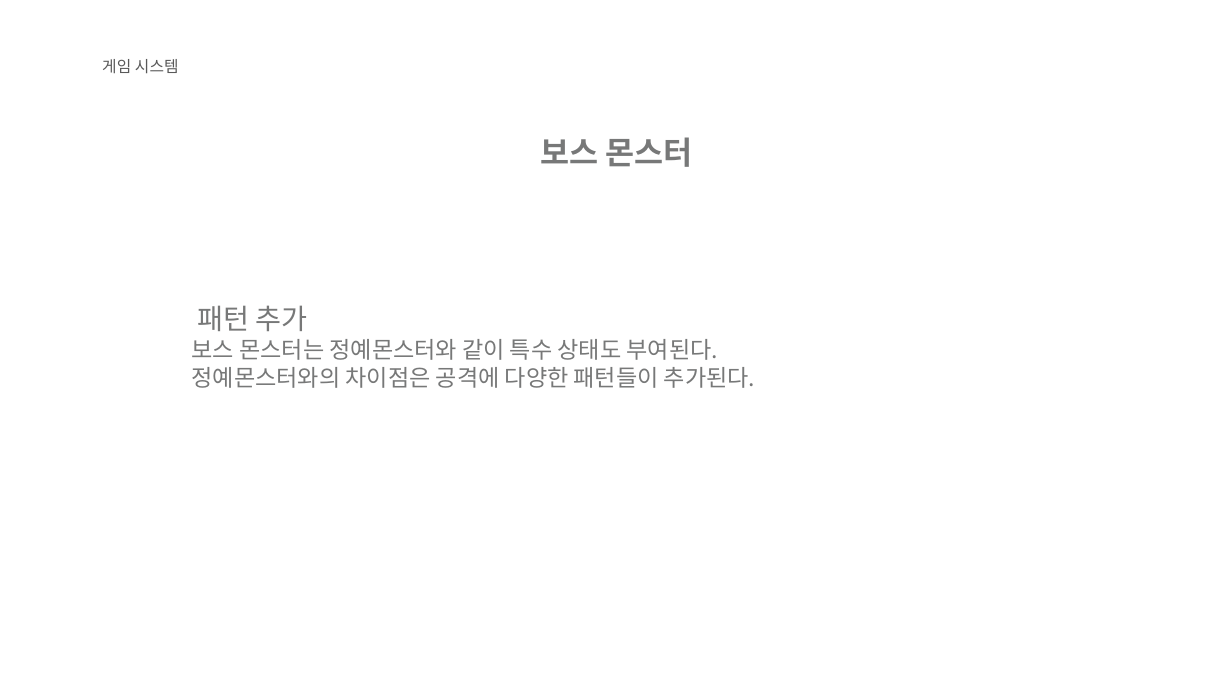
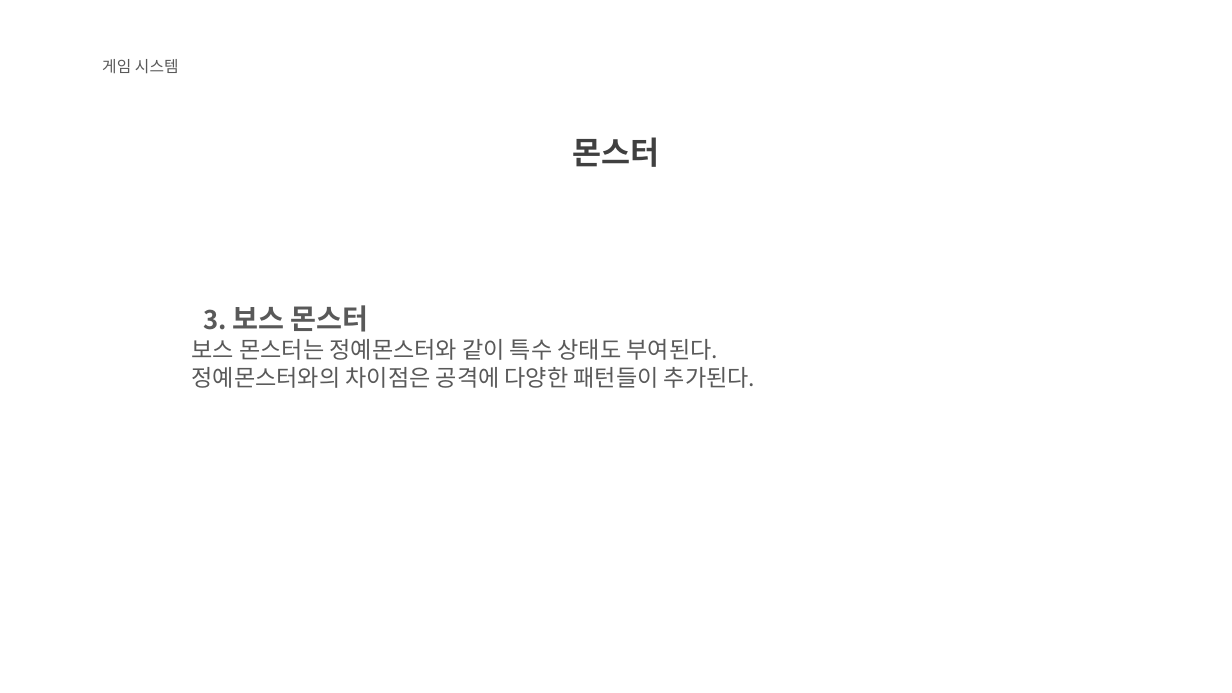
Before and after one commit to KJGoody/Daemonis, a slide deck: slide 15 of Deamonis(데모니스) 기획서/Daemonis PPT.pptx (slide 13 before the commit). Drawn at 1232x693 pixels with LibreOffice and Linux fonts; fonts in the diff are those of the drawing; background and template pictures are left out. Boxes give left, top, right and bottom in pixels: in the first picture for what was removed or moved away, otherwise in the second. Text is boxed around its words. In the diff, an @@ line names an element or a change of style, - is before the commit and + after.

```diff
--- a/Deamonis(데모니스) 기획서/Daemonis PPT.pptx
+++ b/Deamonis(데모니스) 기획서/Daemonis PPT.pptx
@@ text at [573, 137, 660, 167]: text changed; text colour #777878 to #404040 @@
-보스 몬스터
+몬스터
@@ text at [203, 305, 369, 332]: text changed; text colour #777878 to #595959; bold on @@
-패턴 추가
+3. 보스 몬스터
@@ text at [192, 339, 755, 388]: text colour #777878 to #595959 in "보스 몬스터는 정예몬스터와 같이 특수 상태도 부여된다.", "정예몬스터와의 차이점은 공격에 다양한 패턴들이 추가된다." @@
```
Also in this commit, not shown: 13 other slides changed, 4 slides added, 2 slides removed.
